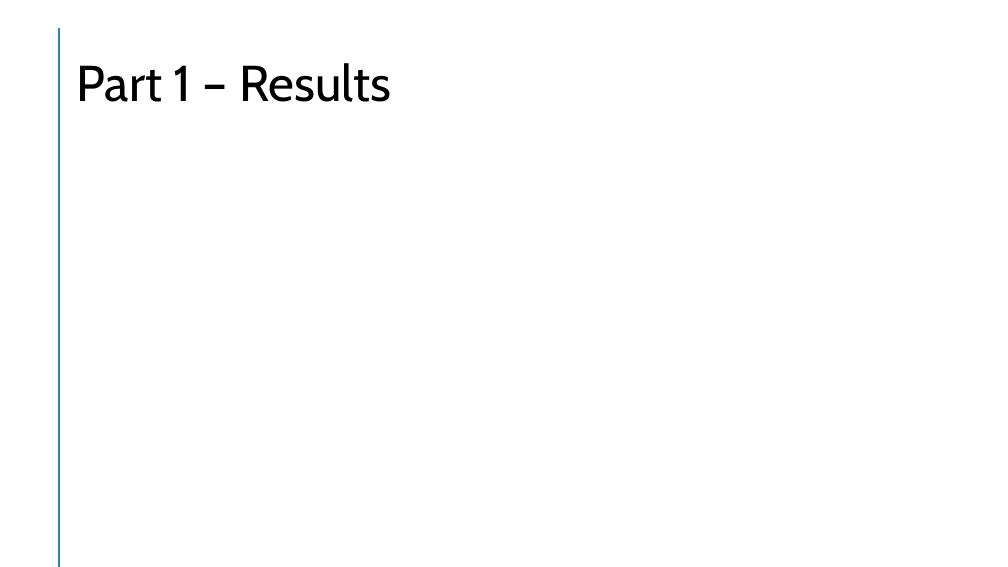
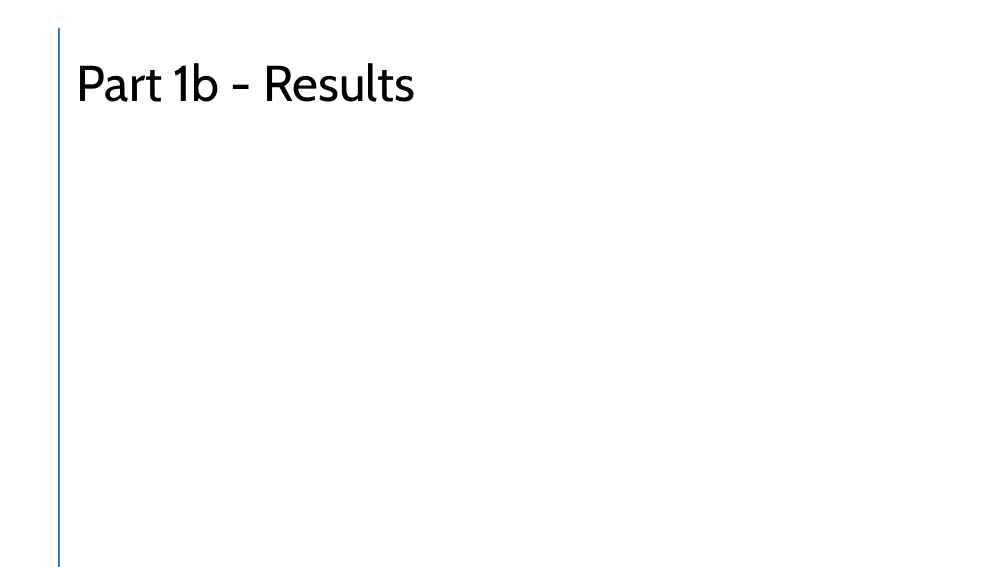
Before and after one commit to jtmilleer/aml_project, a slide deck: slide 5 of Documentation/Final Presentation.pptx (slide 3 before the commit). Drawn at 1008x567 pixels with LibreOffice and Linux fonts; fonts in the diff are those of the drawing. Boxes give left, top, right and bottom in pixels: in the first picture for what was removed or moved away, otherwise in the second. Text is boxed around its words. In the diff, an @@ line names an element or a change of style, - is before the commit and + after.

Commit message:
2/3 done w/ part 1

```diff
--- a/Documentation/Final Presentation.pptx
+++ b/Documentation/Final Presentation.pptx
@@ title at [77,63,415,102]: text changed @@
-Part 1 – Results
+Part 1b - Results
```
Also in this commit, not shown: 2 other slides changed, 2 slides added.
